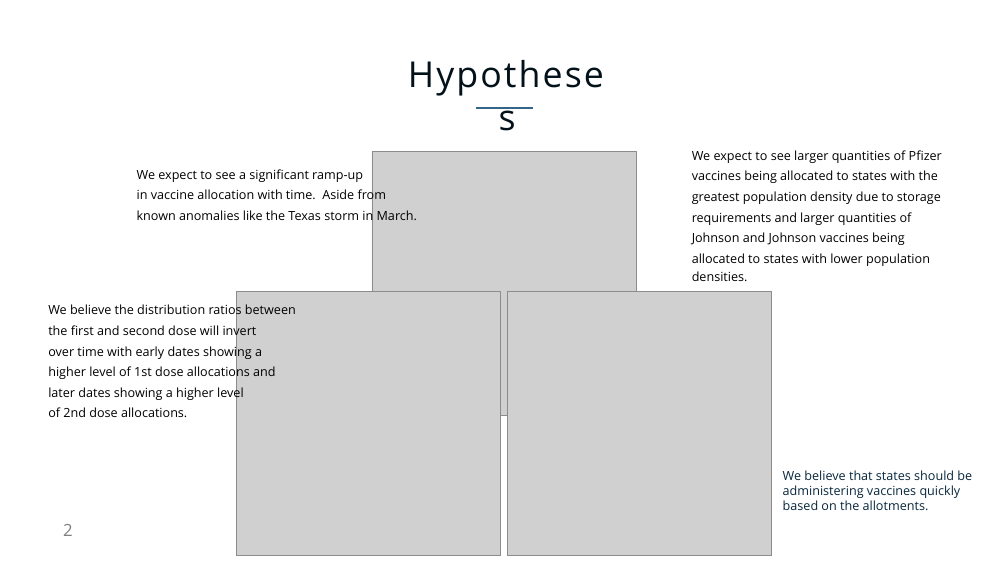
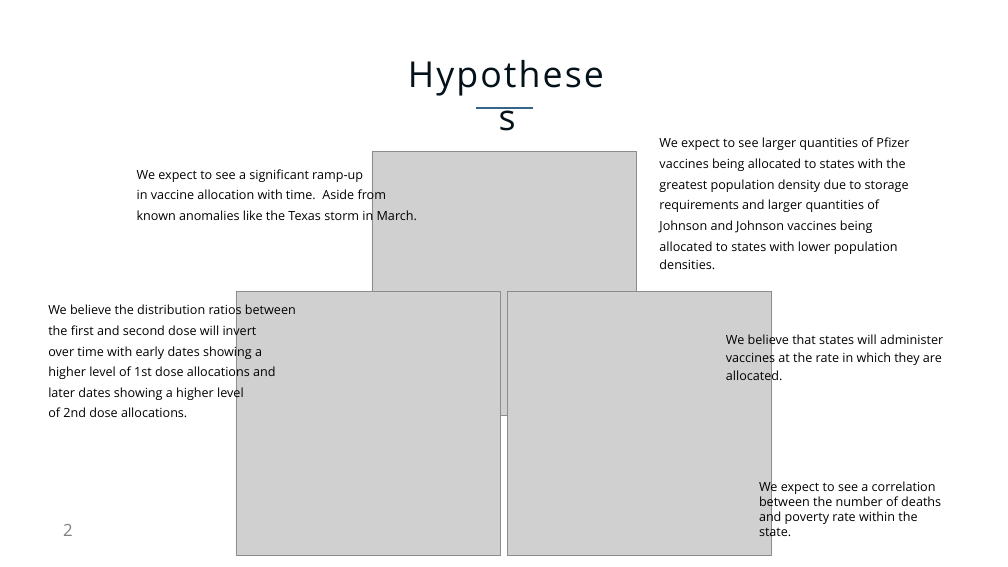
Before and after one commit to NicoleLund/covid_vaccine_availability, a slide deck: slide 2 of presentation/Project_one.pptx. Drawn at 1008x567 pixels with LibreOffice and Linux fonts; fonts in the diff are those of the drawing; grey boxes stand for pictures. Boxes give left, top, right and bottom in pixels: in the first picture for what was removed or moved away, otherwise in the second. Text is boxed around its words. In the diff, an @@ line names an element or a change of style, - is before the commit and + after.

```diff
--- a/presentation/Project_one.pptx
+++ b/presentation/Project_one.pptx
@@ text "We expect to see larger ...": place and size @@
-text "We expect to see larger ..." at bbox=[692, 150, 942, 281]
+text "We expect to see larger ..." at bbox=[659, 137, 909, 269]
@@ text added at bbox=[726, 332, 943, 384], 24 pt, text #000000 @@
+We believe that states will administer vaccines at the rate in which they are allocated.
@@ text added at bbox=[759, 479, 941, 540], 24 pt, text #000000 @@
+We expect to see a correlation between the number of deaths and poverty rate within the state.
@@ text removed at bbox=[783, 470, 972, 510] @@
-We believe that states should be
-administering vaccines quickly
-based on the allotments.
```
Also in this commit, not shown: 11 other slides changed, 1 slide added, 3 slides removed.
